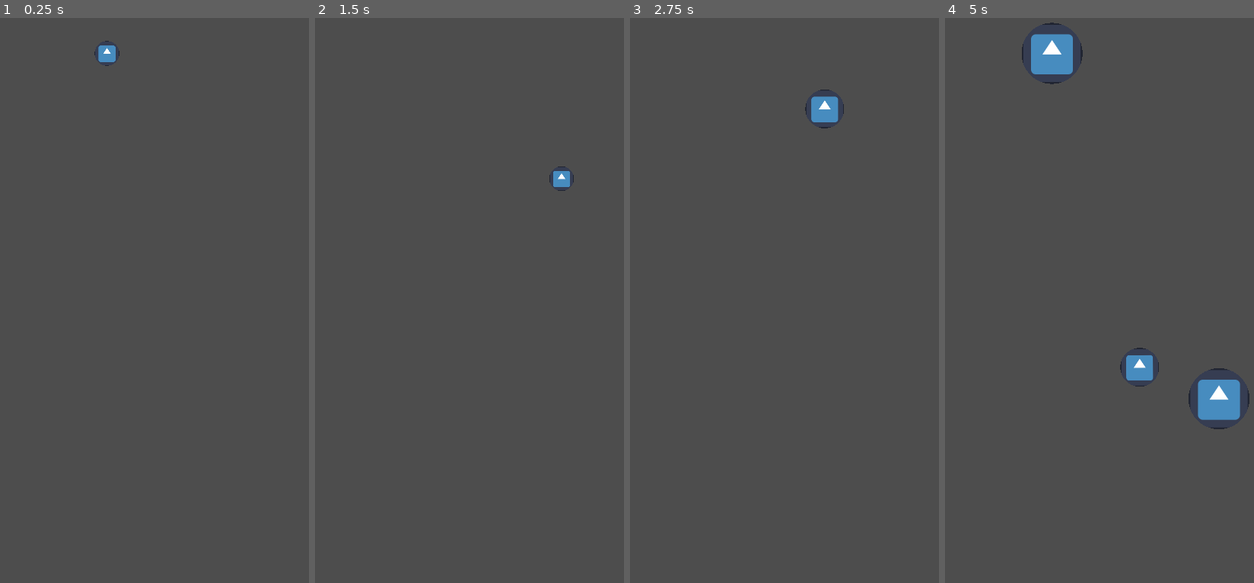
Above: before the commit, frames 1-4 (left to right).
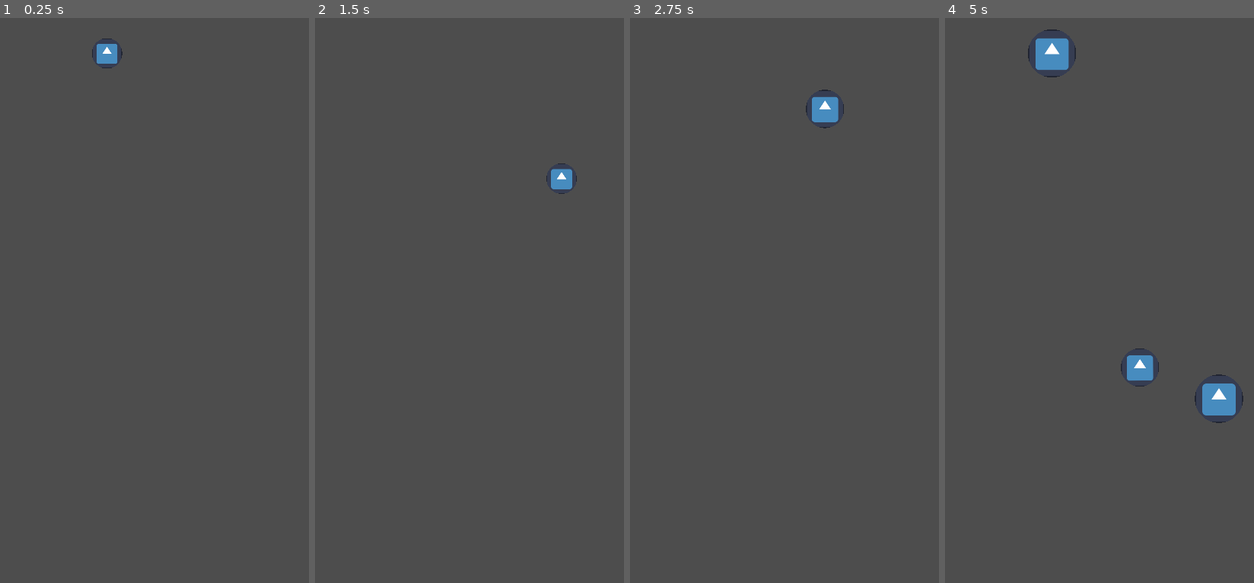
Above: after the commit, the same moments.

Repository: jaajCorp/siuuuka-game
Game: Godot game, scene res://scenes/Game/Game.tscn
Two runs of this game, one before a commit and one after it. Both use one fixed random seed, a clock stepped at 60 frames per second and the inputs below. The project has no main scene, so this scene is started directly. The engine's default icon, where the game draws it, is replaced by a stand-in: a white triangle on a blue panel in a dark square.
Inputs (mouse positions are in pixels of both pictures, inside the frame that each line leads up to):
- Up to frame 1 (0.25 s): no input
- Up to frame 2 (1.5 s): tap Enter at 0.5 s; move the mouse to (562, 277) at 0.52 s; click (562, 277) at 0.67 s; move the mouse to (416, 340) at 1.27 s; click (416, 340) at 1.42 s
- Up to frame 3 (2.75 s): move the mouse to (837, 176) at 2.02 s; click (837, 176) at 2.17 s
- Up to frame 4 (5 s): move the mouse to (1099, 430) at 2.77 s; click (1099, 430) at 2.92 s; move the mouse to (1220, 402) at 3.52 s; click (1220, 402) at 3.67 s; move the mouse to (1012, 221) at 4.27 s; click (1012, 221) at 4.42 s

The runs differ from the first frame. In frame 1, 0.1% of the frame differs, in the area x 29-40%, y 3-9%; in frame 2, 0.1%; in frame 3, less than 0.1%; in frame 4, 1.1%, in the area x 24-99%, y 0-73%.

Commit message:
feat(Ball): Better physics and sizes

Diff:
--- a/scenes/Ball/ball.gd
+++ b/scenes/Ball/ball.gd
@@ -16,7 +16,21 @@
 @onready var sprite := $Sprite2D
 @onready var collision := $CollisionShape2D
 
-const BASE_SIZE: Vector2 = Vector2(52, 52)
+const LEVEL_SIZES := [
+	1.0,
+	1.25992104989487,
+	1.587401051968192,
+	2.0,
+	2.51984209978974,
+	3.174802103936383,
+	4.0,
+	5.03968419957948,
+	6.349604207872766,
+	8.0,
+	10.07936839915896,
+]
+
+const BASE_SIZE: Vector2 = Vector2(64, 64)
 const BASE_MASS: float = 1.0
 const PACKED_SCENE = preload("res://scenes/Ball/Ball.tscn")
 
@@ -53,12 +67,18 @@
 func merge_with(other: Ball):
 	self.freeze = true
 	other.freeze = true
+
 	var center_of_mass: Vector2 = self.position - (self.position - other.position)/2.0
+	var mean_linear_velocity: Vector2 = (self.linear_velocity + other.linear_velocity)/2.0
+	var mean_angular_velocity: float = (self.angular_velocity + other.angular_velocity)/2.0
 
 	var new_ball: Ball = PACKED_SCENE.instantiate()
 	self.get_parent().add_child(new_ball)
 	new_ball.level = self.level + 1
 	new_ball.position = center_of_mass
+	new_ball.linear_velocity = mean_linear_velocity
+	new_ball.angular_velocity = mean_angular_velocity
+
 
 	await get_tree().create_timer(0.5).timeout
 	self.queue_free()
@@ -67,13 +87,13 @@
 
 func update_level():
 	# Visible scale
-	var scale := Vector2.ONE * pow(PI/2, level)
+	var scale:float = LEVEL_SIZES[level]
 	if self.sprite and self.collision:
 		var base_sprite_scale: Vector2 = BASE_SIZE / sprite.texture.get_size()
 		sprite.scale = base_sprite_scale * scale
-		collision.scale = scale
+		collision.scale = Vector2.ONE * scale
 	# Mass
-	self.mass = BASE_MASS * scale.x
+	self.mass = BASE_MASS * scale
 
 func get_ball_level() -> int:
 	return self.level
